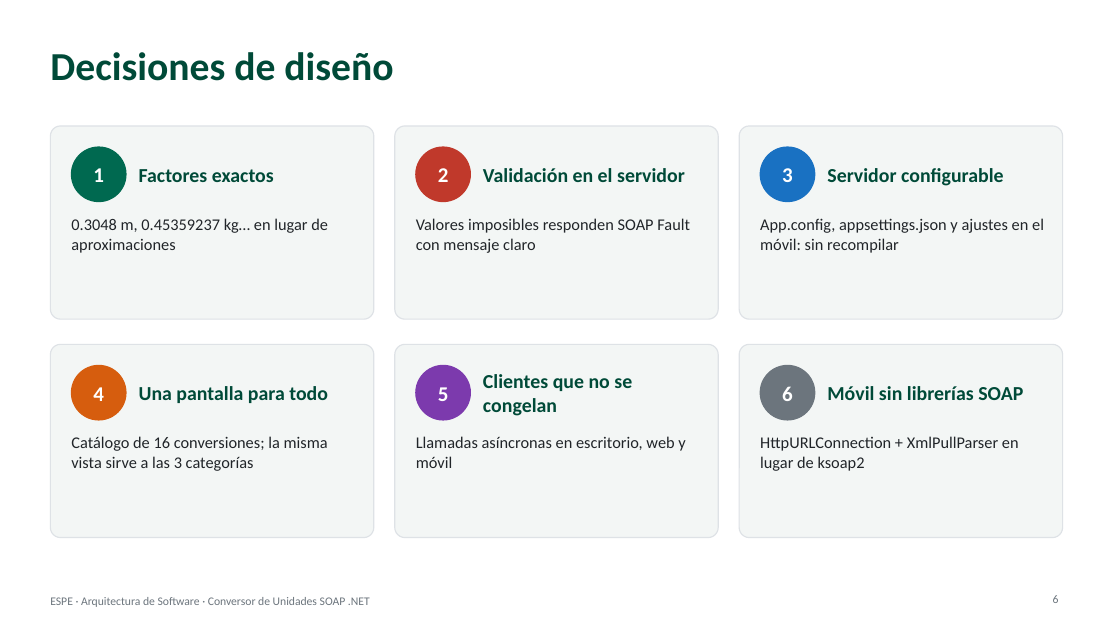
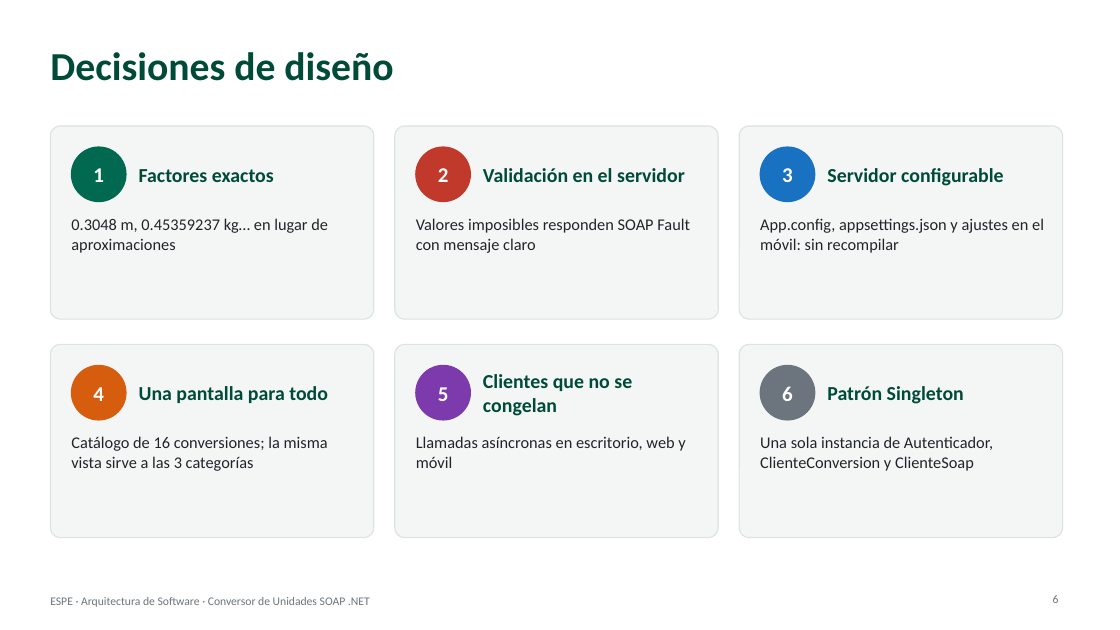
Before and after one commit to jsmasapanta/TI.1.2-PAO202651_SOAP_DOTNET_SINBDD_NRC36884_GR01, a slide deck: slide 6 of 05. DOCUMENTACIÓN/MANUAL_SOAP_DOTNET_GRXX.pptx. Drawn at 1120x630 pixels with LibreOffice and Linux fonts; fonts in the diff are those of the drawing. Boxes give left, top, right and bottom in pixels: in the first picture for what was removed or moved away, otherwise in the second. Text is boxed around its words. In the diff, an @@ line names an element or a change of style, - is before the commit and + after.

```diff
--- a/05. DOCUMENTACIÓN/MANUAL_SOAP_DOTNET_GRXX.pptx
+++ b/05. DOCUMENTACIÓN/MANUAL_SOAP_DOTNET_GRXX.pptx
@@ text at (827,386,964,404): text changed @@
-Móvil sin librerías SOAP
+Patrón Singleton
@@ text at (760,436,993,471): text changed @@
-HttpURLConnection + XmlPullParser en lugar de ksoap2
+Una sola instancia de Autenticador, ClienteConversion y ClienteSoap
```
Also in this commit, not shown: 6 other slides changed, 2 slides added, 1 slide removed.
